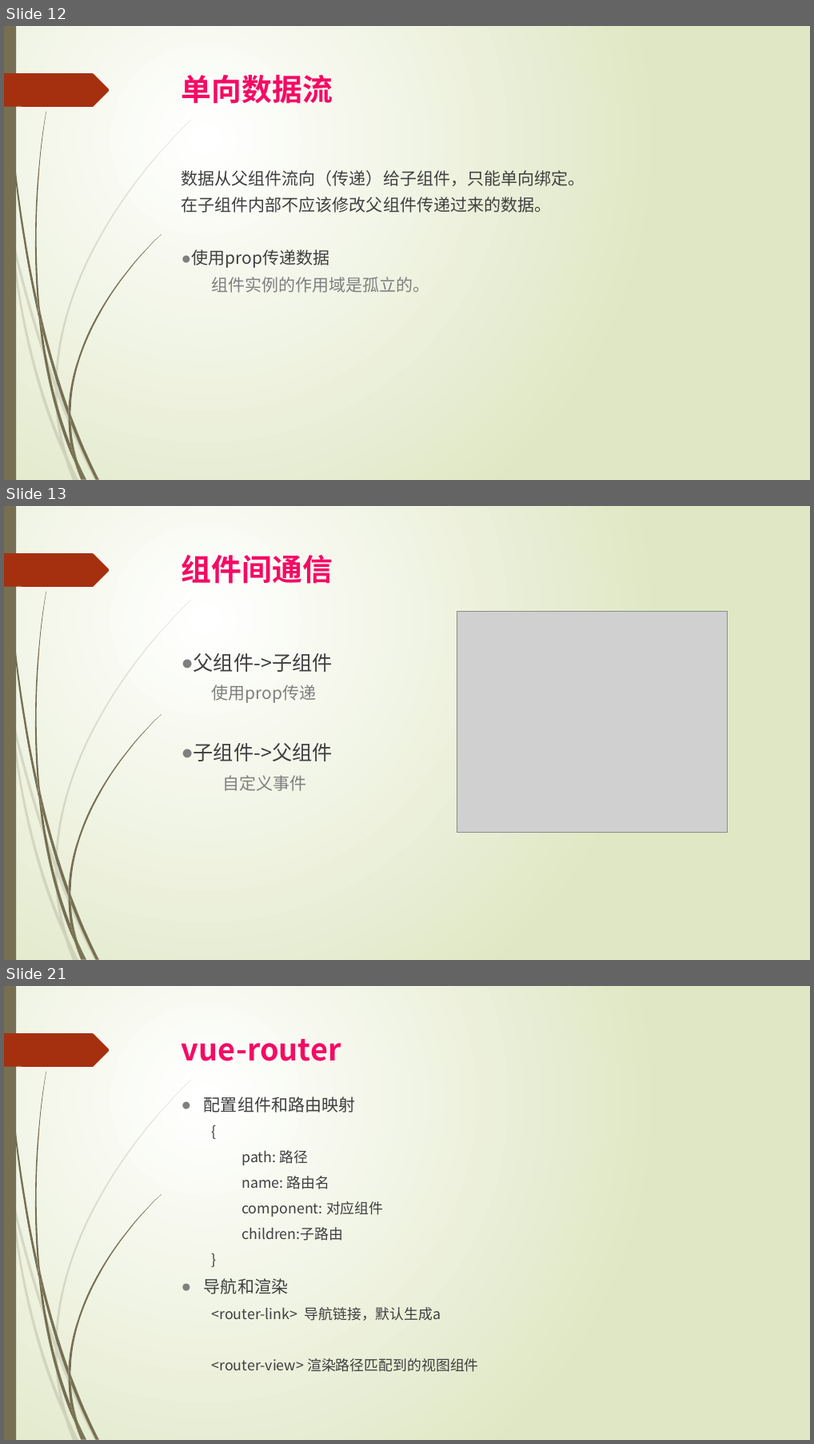
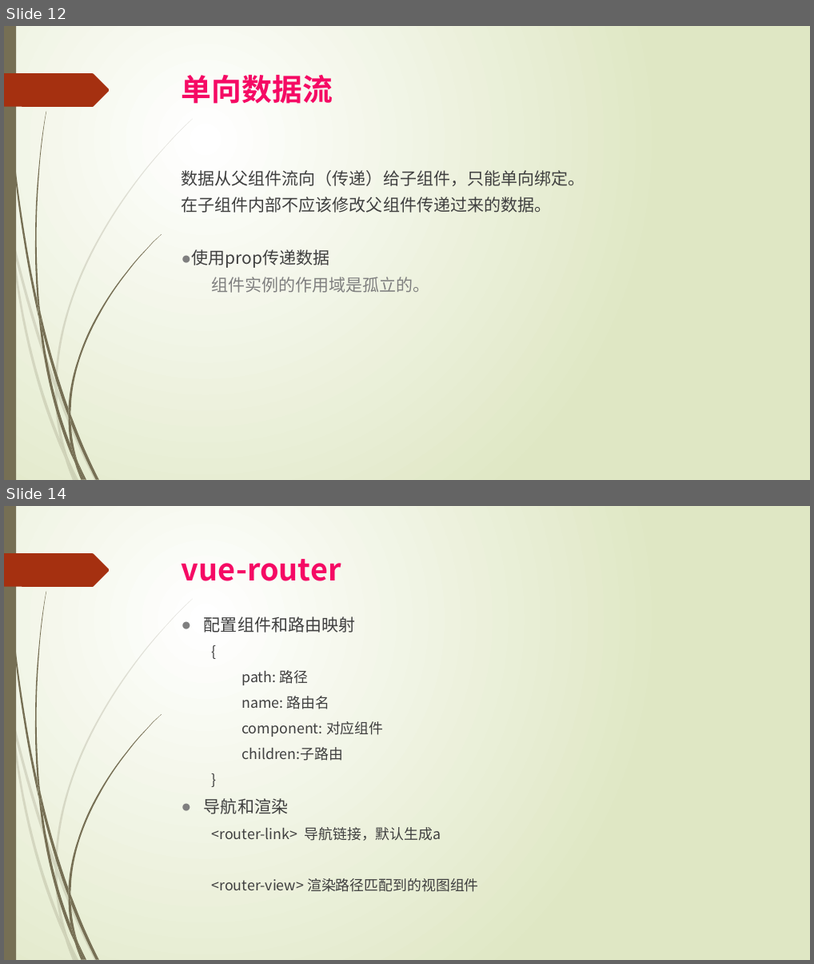
Before and after one commit to zhenzhen0321/qishoucode, a slide deck: vue分享.pptx. Shown one above the other, each under a label of ours: slides 12, 13 and 21 before the commit, slides 12 and 14 after it; the slides between them are not shown. The pictures are 814x1444 and 814x964 pixels, drawn with LibreOffice and Linux fonts; fonts in the diff are those of the drawing; grey boxes stand for pictures. Boxes give left, top, right and bottom in pixels: in the first picture for what was removed or moved away, otherwise in the second. Text is boxed around its words. In the diff, an @@ line names an element or a change of style, - is before the commit and + after.

```diff
--- a/vue分享.pptx
+++ b/vue分享.pptx
@@ slide 13 removed at <box>4,506,810,960</box>, background gradient #FFFFFF to #DFE8C4; not listed: 24 template elements that a slide beside it also shows @@
@@ title removed at <box>182,555,333,584</box> @@
-组件间通信
@@ picture removed at <box>457,612,727,832</box> @@
@@ text removed at <box>194,653,333,791</box> @@
-  ● 父组件->子组件
-  使用prop传递
-  ● 子组件->父组件
-    自定义事件
@@ what was slide 21 is now slide 14 @@
```
Also in this commit, not shown: 3 slides changed, 1 slide added, 7 other slides removed, 1 other file.
